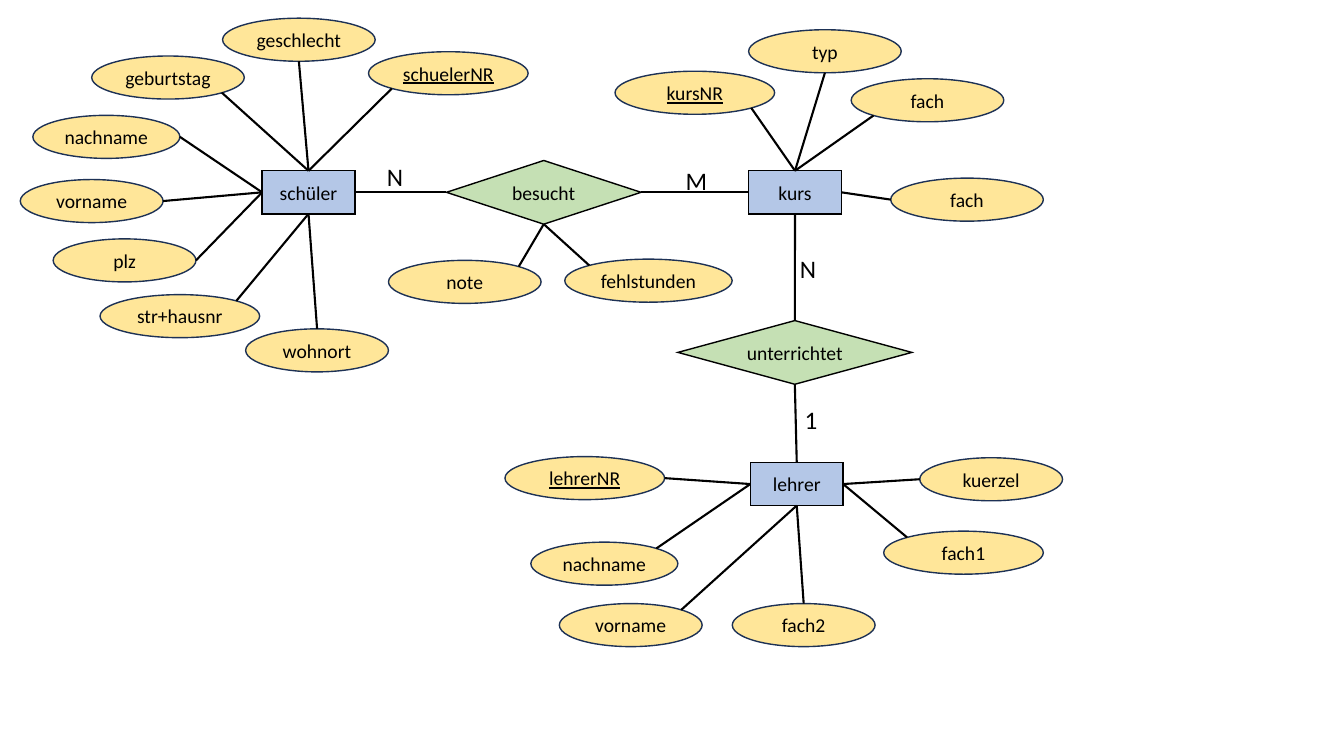
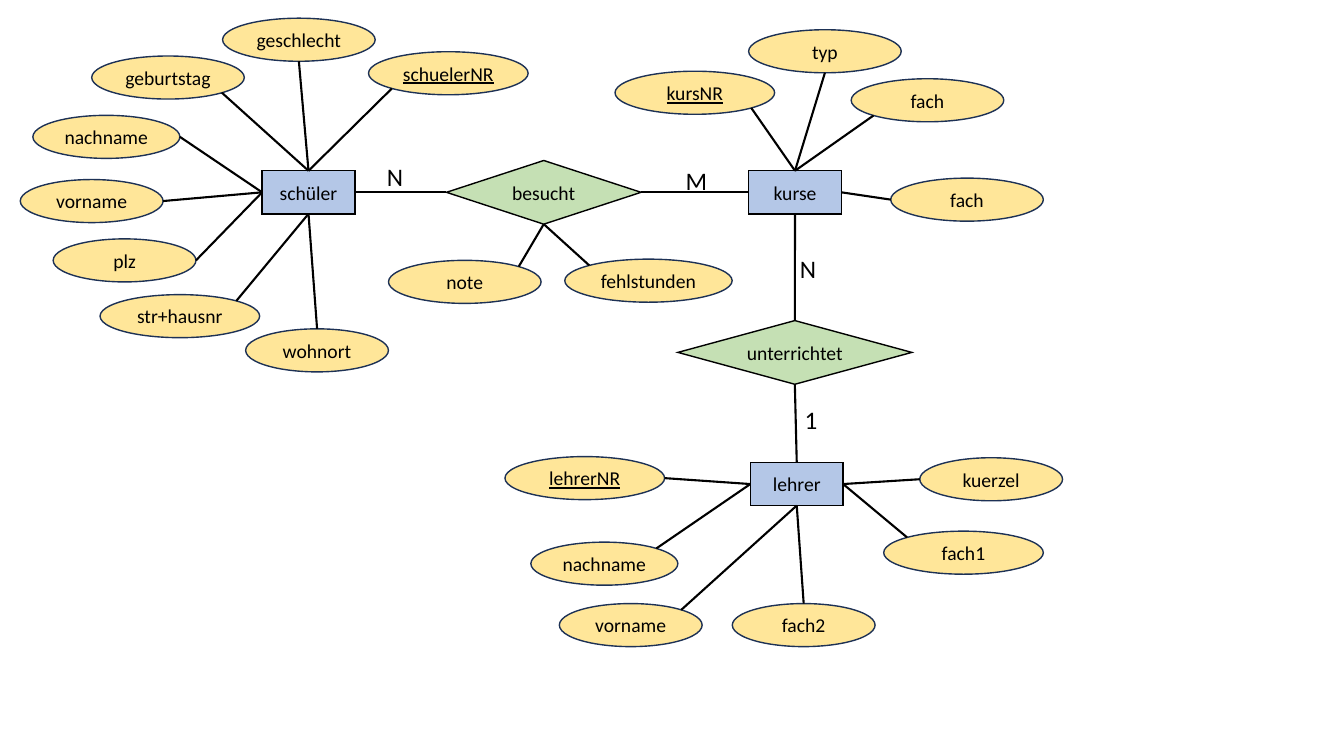
Before and after one commit to hoerm007/DatenbankenSkript_KaufmBK_BW, a slide deck: slide 7 of pics/ERMs.pptx. Drawn at 1344x756 pixels with LibreOffice and Linux fonts; fonts in the diff are those of the drawing. Boxes give left, top, right and bottom in pixels: in the first picture for what was removed or moved away, otherwise in the second. Text is boxed around its words. In the diff, an @@ line names an element or a change of style, - is before the commit and + after.

```diff
--- a/pics/ERMs.pptx
+++ b/pics/ERMs.pptx
@@ text in rectangle at (774,186,817,200): text changed @@
-kurs
+kurse
```
Also in this commit, not shown: 6 other slides changed, 1 slide added, 38 other files.
